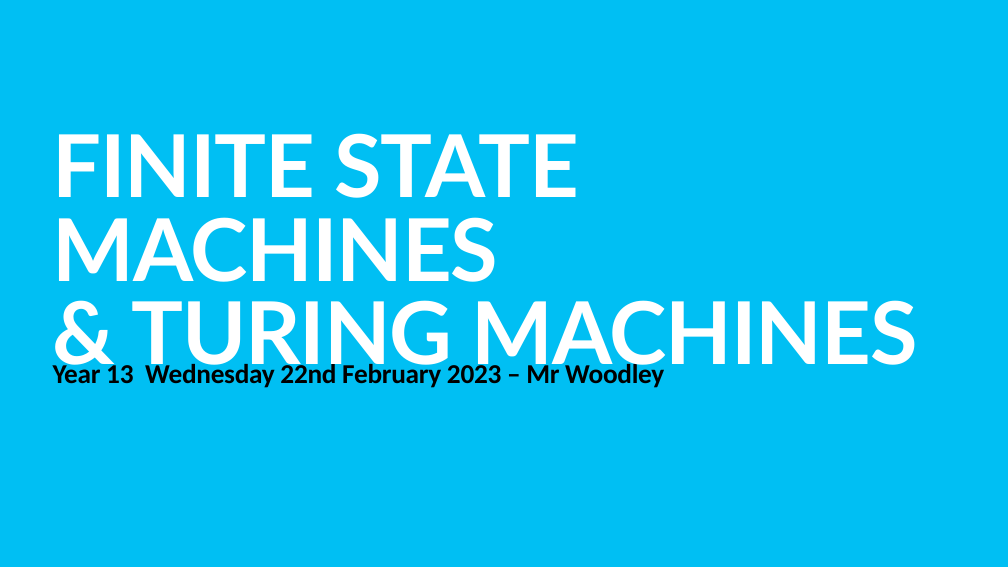
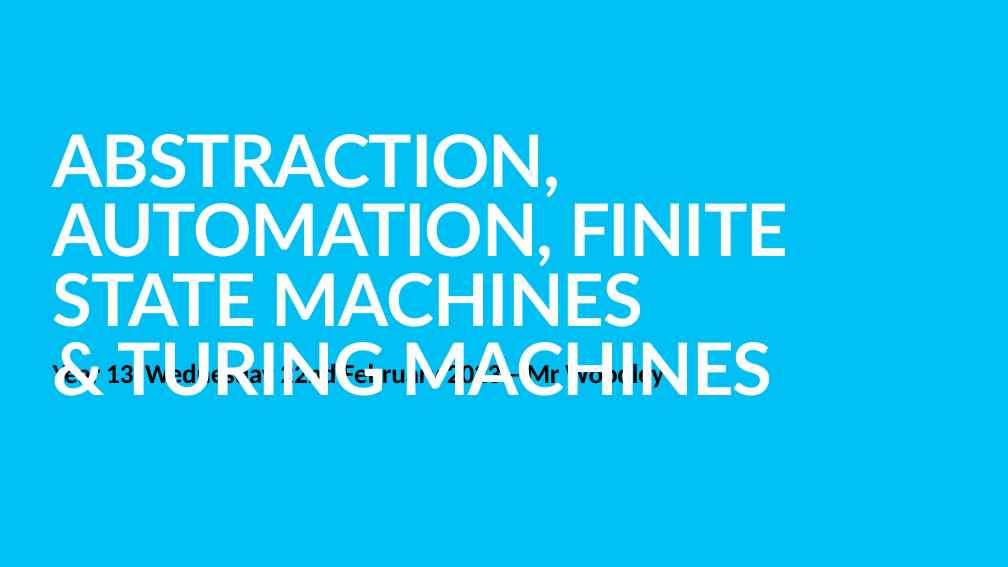
Before and after one commit to TommyWoodley/teaching, a slide deck: slide 1 of ALevel/FSM&TM/FSM&Turing.pptx. Drawn at 1008x567 pixels with LibreOffice and Linux fonts; fonts in the diff are those of the drawing. Boxes give left, top, right and bottom in pixels: in the first picture for what was removed or moved away, otherwise in the second. Text is boxed around its words. In the diff, an @@ line names an element or a change of style, - is before the commit and + after.

```diff
--- a/ALevel/FSM&TM/FSM&Turing.pptx
+++ b/ALevel/FSM&TM/FSM&Turing.pptx
@@ title at (x1=53, y1=134, x2=788, y2=396): text changed; size 165 to 138 pt @@
-FINITE STATE MACHINES
-& TURING MACHINES
+ABSTRACTION, AUTOMATION, FINITE STATE MACHINES
+& TURING MACHINES
```
Also in this commit, not shown: 3 other slides changed, 4 other files.
